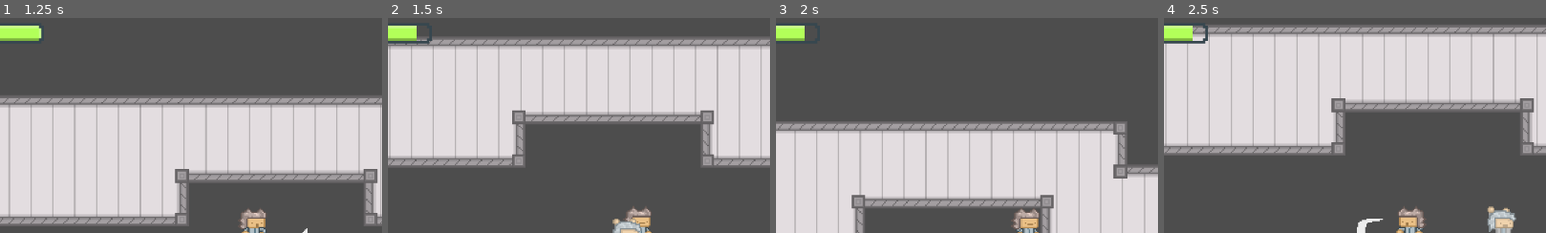
Above: before the commit, frames 1-4 (left to right).
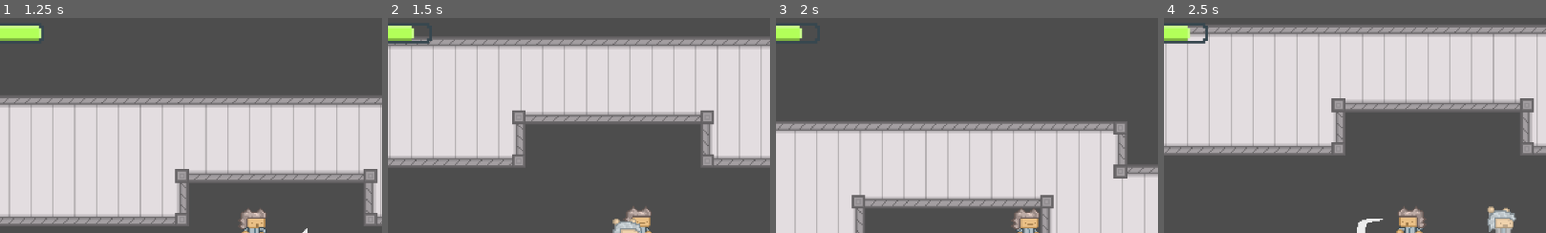
Above: after the commit, the same moments.

Repository: Brian-Magnuson/lab_escape_gd
Game: Godot game, scene res://scenes/level_0.tscn
Same seed, same stepped clock (60 frames per second), same inputs: the game is played once before the commit and once after it.
Inputs (mouse positions are % of the whole screen's width and height, from its top left):
- Up to frame 1 (1.25 s): move the mouse to (72, 45) at 0.52 s; press the mouse at (72, 45) at 0.53 s; hold D (move_right) from 0.53 s (still down); tap Space (jump) at 0.77 s
- Up to frame 2 (1.5 s): keep holding D (move_right); move the mouse to (30, 55) at 1.27 s; release the mouse at (30, 55) at 1.28 s; click (30, 55) at 1.35 s
- Up to frame 3 (2 s): keep holding D (move_right); tap Space (jump) at 1.52 s
- Up to frame 4 (2.5 s): move the mouse to (60, 28) at 2.02 s; release D (move_right) at 2.03 s; press the mouse at (60, 28) at 2.03 s; hold A (move_left) from 2.03 s (still down)
The pictures show only the part of the screen within x 17-67%, y 2-52%; the shares and areas given below are measured in that part.

Frame 1 is identical in both runs. In frame 2, less than 0.1% of the frame differs, in the area x 6-8%, y 3-11%; in frame 3, less than 0.1%; in frame 4, less than 0.1%.

Commit message:
Add pixel font

Diff:
--- a/scenes/level_0.tscn
+++ b/scenes/level_0.tscn
@@ -147,7 +147,12 @@
 
 [sub_resource type="StyleBoxTexture" id="StyleBoxTexture_ag0ox"]
 texture = ExtResource("5_b6id5")
+texture_margin_left = 2.0
+texture_margin_top = 2.0
+texture_margin_right = 2.0
+texture_margin_bottom = 2.0
 axis_stretch_horizontal = 1
+region_rect = Rect2(0, 0, 64, 8)
 
 [node name="Level0" type="Node"]
 script = ExtResource("1_bqruw")
Not shown, added: assets/fonts/OFL.txt
Binary file added: assets/fonts/PixelifySans-VariableFont_wght.ttf
Not shown, added: assets/fonts/PixelifySans-VariableFont_wght.ttf.import
